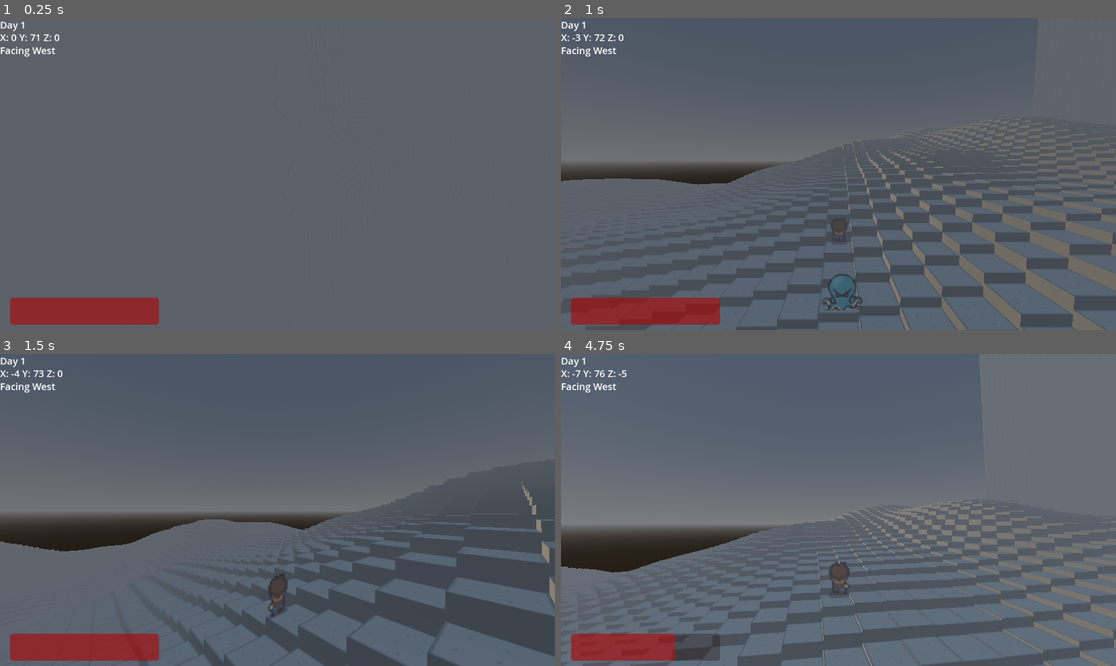
Above: before the commit, frames 1-4 (two rows, left to right).
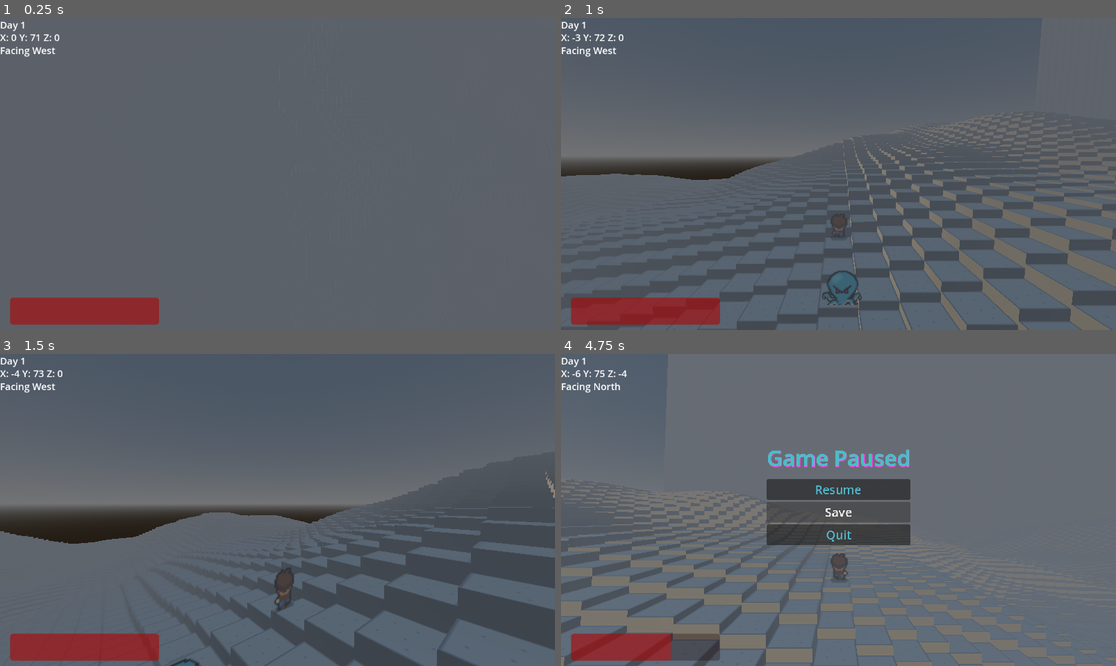
Above: after the commit, the same moments.

Repository: AkivaNugent/CSI-280_PROJECT-OCTOPUS
Game: Godot game, scene res://node_3d.tscn
Two runs of this game, one before a commit and one after it. Both use one fixed random seed, a clock stepped at 60 frames per second and the inputs below. This scene is started directly instead of the project's main scene.
Inputs (mouse positions are in pixels of both pictures, inside the frame that each line leads up to):
- Up to frame 1 (0.25 s): no input
- Up to frame 2 (1 s): tap Enter (ui_accept) at 0.5, 0.77 s; move the mouse to (866, 174) at 0.52 s; hold W (up) from 0.53 s (still down); hold Shift (sprint) from 0.53 s (still down)
- Up to frame 3 (1.5 s): keep holding W (up); move the mouse to (249, 510) at 1.27 s; release Shift (sprint) at 1.28 s; tap Q at 1.35 s
- Up to frame 4 (4.75 s): keep holding W (up); tap Enter (ui_accept) at 1.52, 3.02, 3.77, 4.52 s; move the mouse to (849, 503) at 2.02 s; hold E 2.03-2.78 s; move the mouse to (832, 516) at 2.77 s; tap 3 at 2.85 s; move the mouse to (877, 513) at 3.52 s; hold Shift (sprint) 3.53-4.28 s; tap P (pause, bound only after the commit) at 4.15 s; move the mouse to (794, 506) at 4.27 s; tap Q at 4.35 s

Frame 1 is identical in both runs. In frame 2, 15% of the frame differs, in the area x 0-100%, y 32-100%; in frame 3, 13%; in frame 4, 24%, in the area x 0-100%, y 0-100%.

Commit message:
Added Camera Focus on Octopus and in-game pause menu

Diff:
--- a/project_octopus/camera_3d.gd
+++ b/project_octopus/camera_3d.gd
@@ -1,16 +1,33 @@
 extends Camera3D
 
 @onready var player: CharacterBody3D = $"../../.."
+@onready var octopus_node: Node3D = $"../../../../Octopus"
 @onready var target_node = get_parent().get_parent()
 @export var camera_distance: float = 6.0
 @export var rotation_speed: float = 5.5
 @export var height_offset: float = 1.0
+@export var octopus_look_weight: float = 0.3
+@export var octopus_look_speed: float = 2.0
+@export var focus_transition_speed: float = 3.0
+@export var default_fov: float = 75.0
+@export var focus_fov: float = 65.0
 
 var target_rotation: float = 0.0
 var current_position: Vector3
+var looking_at_octopus: bool = false
+var current_look_weight: float = 0.0
+var target_look_weight: float = 0.0
+var default_look_target: Vector3 = Vector3.ZERO
+var current_fov: float
 
 func _ready() -> void:
-	pass
+	# Initialize FOV
+	current_fov = default_fov
+	fov = default_fov
+
+func set_looking_at_octopus(look: bool) -> void:
+	looking_at_octopus = look
+	target_look_weight = 1.0 if look else 0.0
 
 func _process(delta: float) -> void:
 	if not target_node:
@@ -23,13 +40,34 @@
 	# Update camera position based on target position
 	var target_pos = target_node.global_position
 	target_pos.y += height_offset
+	default_look_target = target_pos
 
 	# Calculate new camera position
 	var desired_position = target_pos + Vector3(camera_distance, 0, 0).rotated(Vector3.UP, target_rotation)
 	current_position = current_position.lerp(desired_position, rotation_speed * delta)
 	global_position = current_position
-	# Make the camera look at the target
-	look_at(target_pos)
+
+	# Smoothly transition the look weight
+	current_look_weight = lerp(current_look_weight, target_look_weight, focus_transition_speed * delta)
+
+	# Smoothly adjust FOV based on focus state
+	var target_fov = default_fov
+	if looking_at_octopus:
+		target_fov = lerp(default_fov, focus_fov, current_look_weight)
+	current_fov = lerp(current_fov, target_fov, focus_transition_speed * delta)
+	fov = current_fov
+
+	# Look at target or partially at octopus
+	if current_look_weight > 0.01 and octopus_node:
+		var octopus_pos = octopus_node.global_position
+		octopus_pos.y += height_offset
+
+		# Blend between the default look target and the octopus position
+		var blended_target = default_look_target.lerp(octopus_pos, current_look_weight * octopus_look_weight)
+		look_at(blended_target, Vector3.UP)
+	else:
+		# Default behavior - look at the player
+		look_at(default_look_target)
 
 # Handle Input Events
 func _input(event: InputEvent) -> void:
--- a/project_octopus/node_3d.tscn
+++ b/project_octopus/node_3d.tscn
@@ -10,6 +10,7 @@
 [ext_resource type="AudioStream" uid="uid://cyrvm4snkn64l" path="res://game_sfx/walking_sound_short.mp3" id="8_4rnoe"]
 [ext_resource type="AudioStream" uid="uid://ddkf4tmcbbxxi" path="res://game_sfx/running_sound_short.mp3" id="9_yxrcw"]
 [ext_resource type="AudioStream" uid="uid://p3s62mrlp5k1" path="res://game_music/CaveOfTheUnkown.mp3" id="10_6842a"]
+[ext_resource type="PackedScene" uid="uid://bxi6bygwc0ey" path="res://pause_menu.tscn" id="11_o04wj"]
 
 [sub_resource type="ProceduralSkyMaterial" id="ProceduralSkyMaterial_4qqdx"]
 sky_horizon_color = Color(0.64625, 0.65575, 0.67075, 1)
@@ -363,3 +364,7 @@
 
 [node name="AudioStreamPlayer_bgMusic" type="AudioStreamPlayer" parent="."]
 stream = ExtResource("10_6842a")
+
+[node name="CanvasLayer" type="CanvasLayer" parent="."]
+
+[node name="pause_menu" parent="CanvasLayer" instance=ExtResource("11_o04wj")]
--- a/project_octopus/octomove.gd
+++ b/project_octopus/octomove.gd
@@ -4,10 +4,18 @@
 @onready var WORLD_NODE = get_node("../WorldEnvironment")
 @onready var PLAYER = get_node("../Player")
 @onready var MAX_STEP_HEIGHT = PLAYER.MAX_STEP_HEIGHT
+@onready var animated_sprite3d = $AnimatedSprite3D
+@onready var playerCamera = $"../Player/Camera Origin/SpringArm3D/Camera3D"
 var _snapped_to_stairs_last_frame := false;
 var path = []
 var nextGoalIndex = 0
 var lastRecalc = 0
+var focus_transition_timer := 0.0
+var target_focus_state := false
+const FOCUS_TRANSITION_DELAY := 0.3  # Reduced delay for better responsiveness
+var is_mouse_in_area := false
+var hover_check_timer := 0.0
+const HOVER_CHECK_INTERVAL := 0.1  # Check every 0.1 seconds
 
 func _ready():
 	await get_tree().create_timer(0.1).timeout # Make sure the generator has time to finish
@@ -71,14 +79,78 @@
 		# If we've basically made it to the current waypoint, set the goal to the next one
 		if (abs(path[nextGoalIndex].x - position.x) < MAX_SPEED or abs(path[nextGoalIndex].y - position.z) < MAX_SPEED):
 			nextGoalIndex += 1
-		if (nextGoalIndex > len(path)):
-			_recalcPath()
-		else:
-			# Move in the appropriate direction
-			velocity.x = MAX_SPEED * sign(path[nextGoalIndex].x - position.x)
-			velocity.z = MAX_SPEED * sign(path[nextGoalIndex].y - position.z)
+			if (nextGoalIndex > len(path)):
+				_recalcPath()
+
+		# Move in the appropriate direction
+		velocity.x = MAX_SPEED * sign(path[nextGoalIndex].x - position.x)
+		velocity.z = MAX_SPEED * sign(path[nextGoalIndex].y - position.z)
 
 	rotation = PLAYER.rotation
+	animated_sprite3d.play("default")
 
 	if not _step_up(delta):
 		move_and_slide()
+
+# Handle smooth focus transitions
+	if focus_transition_timer > 0:
+		focus_transition_timer -= delta
+		if focus_transition_timer <= 0:
+			playerCamera.set_looking_at_octopus(target_focus_state)
+
+	# Regularly check hover state to improve reliability
+	hover_check_timer -= delta
+	if hover_check_timer <= 0:
+		hover_check_timer = HOVER_CHECK_INTERVAL
+		var is_hovering = _is_mouse_over_octopus()
+
+		if is_hovering and !target_focus_state:
+			is_mouse_in_area = true
+			target_focus_state = true
+			focus_transition_timer = FOCUS_TRANSITION_DELAY
+		elif !is_hovering and target_focus_state and is_mouse_in_area:
+			is_mouse_in_area = false
+			target_focus_state = false
+			focus_transition_timer = FOCUS_TRANSITION_DELAY
+
+
+# Highlight Outline When Hovering Over Octopus
+func _on_mouse_entered() -> void:
+	print("Hovering")
+	is_mouse_in_area = true
+	target_focus_state = true
+	focus_transition_timer = FOCUS_TRANSITION_DELAY
+
+func _on_mouse_exited() -> void:
+	print("Not Hovering")
+	# Only exit focus if we're truly outside the area
+	# This prevents flickering when camera moves
+	if !_is_mouse_over_octopus():
+		is_mouse_in_area = false
+		target_focus_state = false
+		focus_transition_timer = FOCUS_TRANSITION_DELAY
+
+# Check if mouse is over octopus with a larger detection area
+func _is_mouse_over_octopus() -> bool:
+	# Get octopus screen position
+	var camera = get_viewport().get_camera_3d()
+	if !camera:
+		return false
+
+	# Check if octopus is visible on screen first
+	var octopus_pos = camera.unproject_position(global_position)
+	var viewport_rect = get_viewport().get_visible_rect()
+
+	# If octopus is not on screen, return false
+	if !viewport_rect.has_point(octopus_pos):
+		return false
+
+	var mouse_pos = get_viewport().get_mouse_position()
+
+	# Adjust detection radius based on distance from camera
+	var distance_to_camera = global_position.distance_to(camera.global_position)
+	var base_radius = 100.0
+	var scaled_radius = base_radius * (10.0 / max(distance_to_camera, 1.0))
+
+	# Check if mouse is within this area
+	return octopus_pos.distance_to(mouse_pos) < scaled_radius
--- /dev/null
+++ b/project_octopus/pause_menu.tscn
@@ -0,0 +1,73 @@
+[gd_scene load_steps=3 format=3 uid="uid://bxi6bygwc0ey"]
+
+[ext_resource type="Script" path="res://pausemenu_screen.gd" id="1_ntrjx"]
+
+[sub_resource type="StyleBoxTexture" id="StyleBoxTexture_f4qx3"]
+texture_margin_left = 10.0
+texture_margin_top = 10.0
+texture_margin_right = 10.0
+
+[node name="pause_menu" type="Control"]
+process_mode = 3
+layout_mode = 3
+anchors_preset = 15
+anchor_right = 1.0
+anchor_bottom = 1.0
+grow_horizontal = 2
+grow_vertical = 2
+script = ExtResource("1_ntrjx")
+
+[node name="PanelContainer" type="PanelContainer" parent="."]
+texture_filter = 3
+layout_mode = 1
+anchors_preset = 8
+anchor_left = 0.5
+anchor_top = 0.5
+anchor_right = 0.5
+anchor_bottom = 0.5
+offset_left = -140.0
+offset_top = -150.0
+offset_right = 140.0
+offset_bottom = 150.0
+grow_horizontal = 2
+grow_vertical = 2
+theme_override_styles/panel = SubResource("StyleBoxTexture_f4qx3")
+
+[node name="Label" type="Label" parent="PanelContainer"]
+layout_mode = 2
+size_flags_vertical = 0
+theme_override_colors/font_color = Color(0.25098, 0.760784, 0.760784, 1)
+theme_override_colors/font_shadow_color = Color(0.884943, 0.293232, 0.873976, 1)
+theme_override_colors/font_outline_color = Color(0.407843, 0.992157, 0.992157, 1)
+theme_override_constants/outline_size = 1
+theme_override_constants/shadow_outline_size = 4
+theme_override_font_sizes/font_size = 45
+text = "Game Paused"
+horizontal_alignment = 1
+
+[node name="VBoxContainer" type="VBoxContainer" parent="PanelContainer"]
+layout_mode = 2
+size_flags_vertical = 4
+
+[node name="Resume" type="Button" parent="PanelContainer/VBoxContainer"]
+layout_mode = 2
+theme_override_colors/font_color = Color(0.318765, 0.716975, 0.789315, 1)
+theme_override_font_sizes/font_size = 25
+text = "Resume"
+
+[node name="Save Game" type="Button" parent="PanelContainer/VBoxContainer"]
+layout_mode = 2
+theme_override_colors/font_color = Color(0.318765, 0.716975, 0.789315, 1)
+theme_override_font_sizes/font_size = 25
+text = "Save
+"
+
+[node name="Quit" type="Button" parent="PanelContainer/VBoxContainer"]
+layout_mode = 2
+theme_override_colors/font_color = Color(0.318765, 0.716975, 0.789315, 1)
+theme_override_font_sizes/font_size = 25
+text = "Quit"
+
+[connection signal="pressed" from="PanelContainer/VBoxContainer/Resume" to="." method="_on_resume_pressed"]
+[connection signal="pressed" from="PanelContainer/VBoxContainer/Save Game" to="." method="_on_save_game_pressed"]
+[connection signal="pressed" from="PanelContainer/VBoxContainer/Quit" to="." method="_on_quit_pressed"]
--- /dev/null
+++ b/project_octopus/pausemenu_screen.gd
@@ -0,0 +1,39 @@
+extends Control
+
+@onready var pause_menu = $"."
+
+func _ready() -> void:
+	pause_menu.visible = false
+
+func pause():
+	get_tree().paused = true
+	pause_menu.visible = true
+
+func resume():
+	get_tree().paused = false
+	pause_menu.visible = false
+
+func togglePauseMenu():
+	if Input.is_action_just_pressed("pause") && !get_tree().paused:
+		pause()
+		print("pause")
+	elif Input.is_action_just_pressed("pause") && get_tree().paused:
+		resume()
+		print("unpause")
+
+
+func _on_resume_pressed() -> void:
+	resume()
+
+
+func _on_save_game_pressed() -> void:
+	# Not sure how were approaching this
+	print("Game Totally Saved :>")
+
+
+func _on_quit_pressed() -> void:
+	get_tree().quit()
+
+
+func _process(delta: float) -> void:
+	togglePauseMenu()
--- a/project_octopus/player.gd
+++ b/project_octopus/player.gd
@@ -27,6 +27,7 @@
 	currentHealth = maxHealth
 
 	Input.mouse_mode = Input.MOUSE_MODE_CAPTURED
+	Input.mouse_mode = Input.MOUSE_MODE_VISIBLE
 
 	await get_tree().create_timer(0.1).timeout # Make sure the generator has time to finish
 	# Move the player down to the top of the procedural terrain
--- a/project_octopus/project.godot
+++ b/project_octopus/project.godot
@@ -47,3 +47,8 @@
 "events": [Object(InputEventKey,"resource_local_to_scene":false,"resource_name":"","device":0,"window_id":0,"alt_presse …(194 unchanged characters)…
 ]
 }
+pause={
+"deadzone": 0.5,
+"events": [Object(InputEventKey,"resource_local_to_scene":false,"resource_name":"","device":-1,"window_id":0,"alt_pressed":false,"shift_pressed":false,"ctrl_pressed":false,"meta_pressed":false,"pressed":false,"keycode":0,"physical_keycode":80,"key_label":0,"unicode":112,"location":0,"echo":false,"script":null)
+]
+}
Not shown: 1 places in project_octopus/node_3d.tscn that only renumber resources
